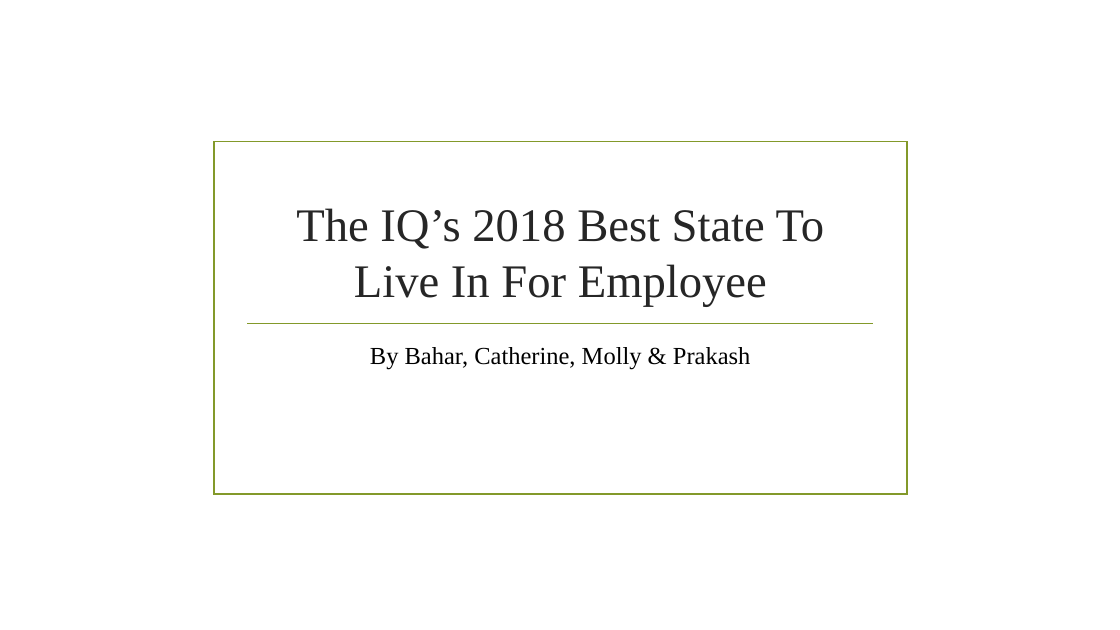
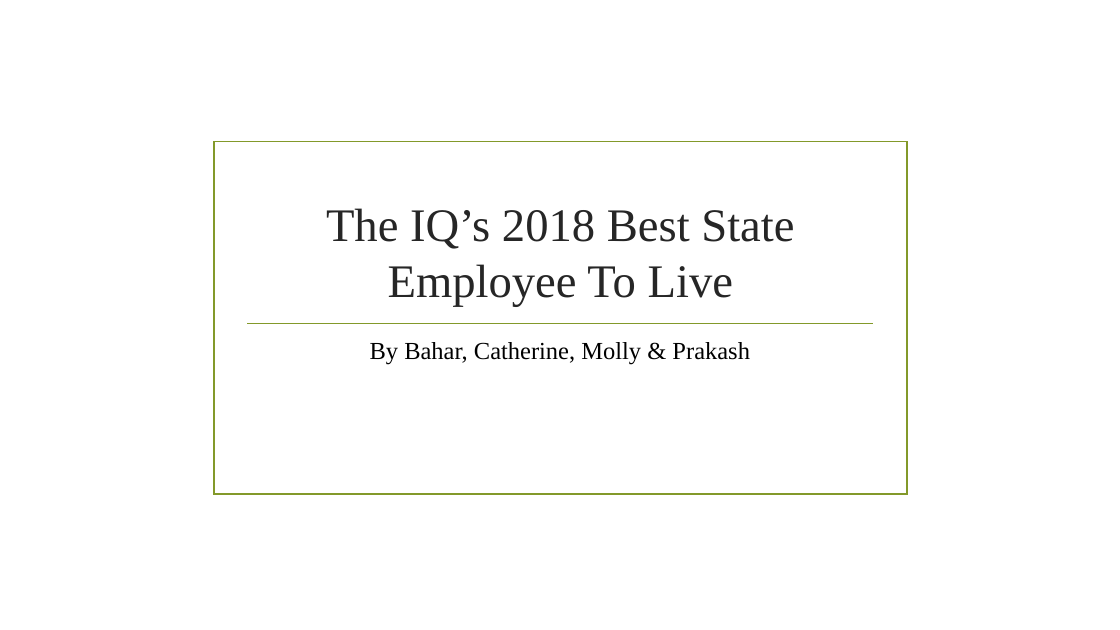
Before and after one commit to prakashbalasubramaniam/The_Incredible_Quad, a slide deck: slide 1 of Working_Presentation.pptx. Drawn at 1120x630 pixels with LibreOffice and Linux fonts; fonts in the diff are those of the drawing; background and template pictures are left out. Boxes give left, top, right and bottom in pixels: in the first picture for what was removed or moved away, otherwise in the second. Text is boxed around its words. In the diff, an @@ line names an element or a change of style, - is before the commit and + after.

```diff
--- a/Working_Presentation.pptx
+++ b/Working_Presentation.pptx
@@ title at <box>326,208,794,307</box>: text changed @@
-The IQ’s 2018 Best State To Live In For Employee
+The IQ’s 2018 Best State Employee To Live
@@ subtitle "By Bahar, Catherine, Molly & ...": place and size @@
-subtitle "By Bahar, Catherine, Molly & ..." at <box>370,347,751,370</box>
+subtitle "By Bahar, Catherine, Molly & ..." at <box>370,342,750,365</box>
```
Also in this commit, not shown: 7 other slides changed, 9 slides added, 1 slide removed, 2 other files.
